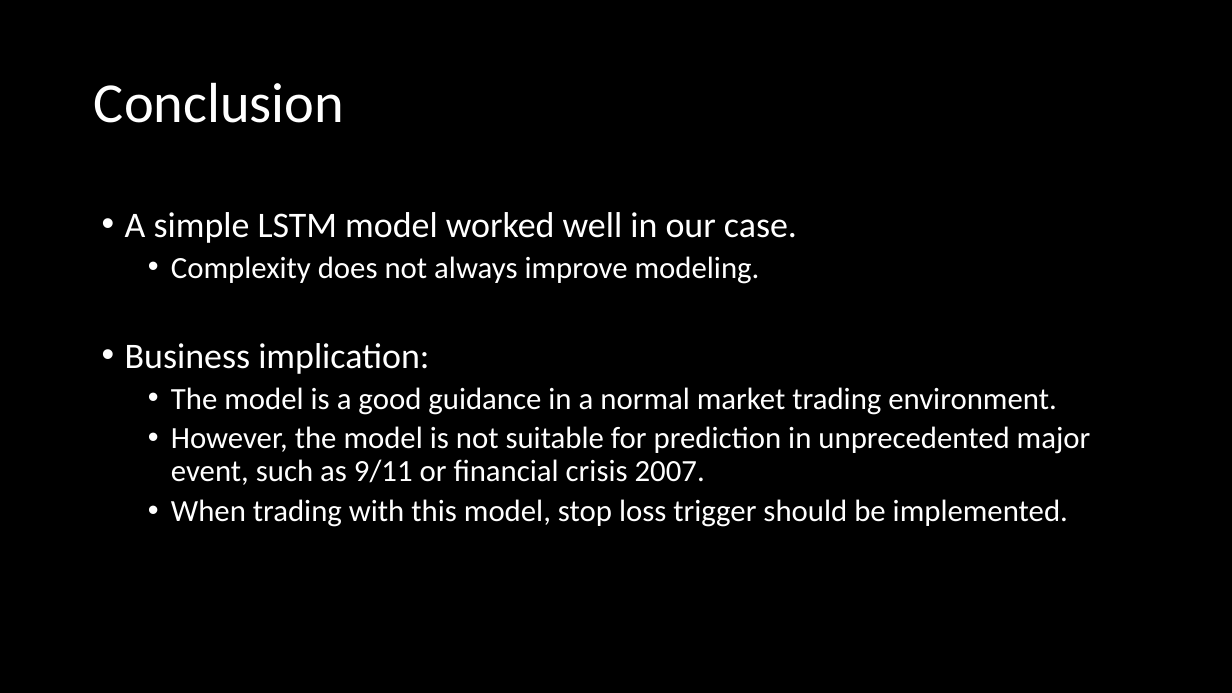
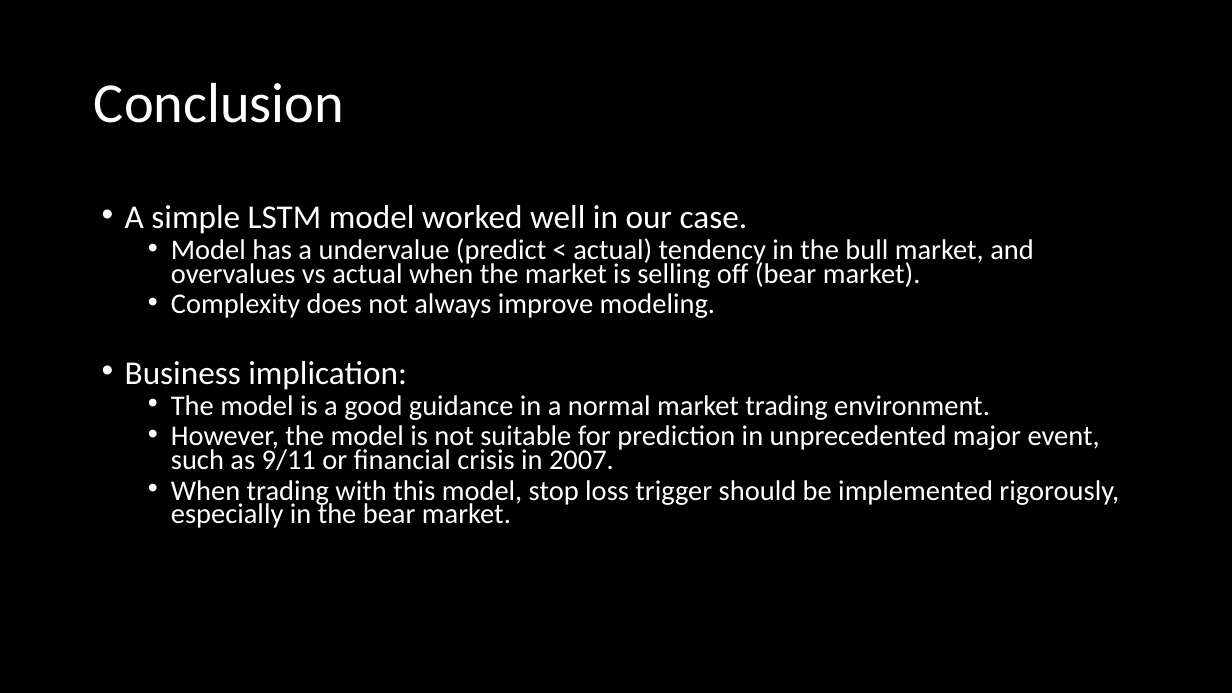
Before and after one commit to alexxlu/Project4, a slide deck: slide 9 of Stock Price prediction.pptx. Drawn at 1232x693 pixels with LibreOffice and Linux fonts; fonts in the diff are those of the drawing. Boxes give left, top, right and bottom in pixels: in the first picture for what was removed or moved away, otherwise in the second. Text is boxed around its words. In the diff, an @@ line names an element or a change of style, - is before the commit and + after.

```diff
--- a/Stock Price prediction.pptx
+++ b/Stock Price prediction.pptx
@@ text at (x1=125, y1=205, x2=990, y2=420): size 28 to 25.9 pt in "A simple LSTM model worked well in ...", "Business implication:"; size 24 to 22.2 pt in "Complexity does not always improve modeling.", "The model is a good guidance in ..."; line spacing 0.9 to 0.7 @@
@@ text at (x1=171, y1=238, x2=1034, y2=288): paragraph added @@
+  • Model has a undervalue (predict < actual) tendency in the bull market, and overvalues vs actual when the market is selling off (bear market).
@@ text at (x1=171, y1=425, x2=1119, y2=528): text changed; size 24 to 22.2 pt @@
-  • However, the model is not suitable for prediction in unprecedented major event, such as 9/11 or financial crisis 2007.
-  • When trading with this model, stop loss trigger should be implemented.
+  • However, the model is not suitable for prediction in unprecedented major event, such as 9/11 or financial crisis in 2007.
+  • When trading with this model, stop loss trigger should be implemented rigorously, especially in the bear market.
```
Also in this commit, not shown: 5 other slides changed, 1 slide added, 4 other files.
